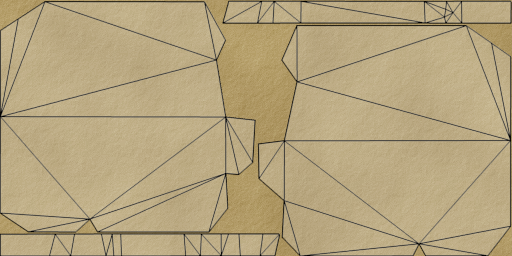
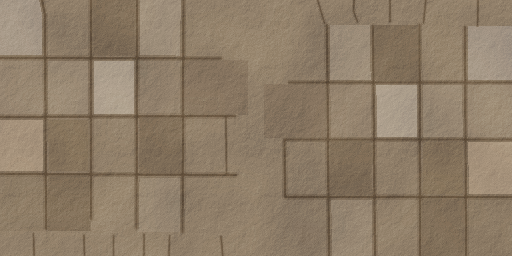
Revision of a layered (512, 256) image; what changed, layer by layer:
hid "block1_uv.png #1" over [0, 0, 512, 256]
added layer "Color" (soft light, 77%) above "diffuse & metallic" over [0, 0, 512, 256]
painted on "diffuse & metallic" over [0, 0, 512, 256]
